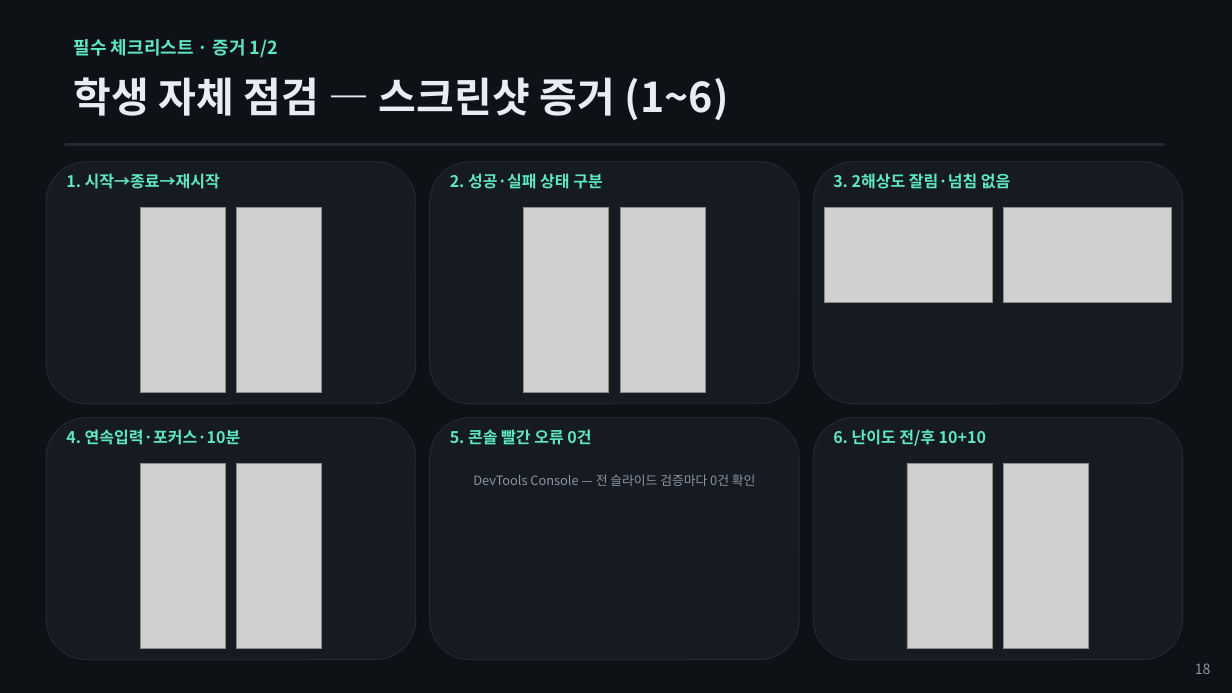
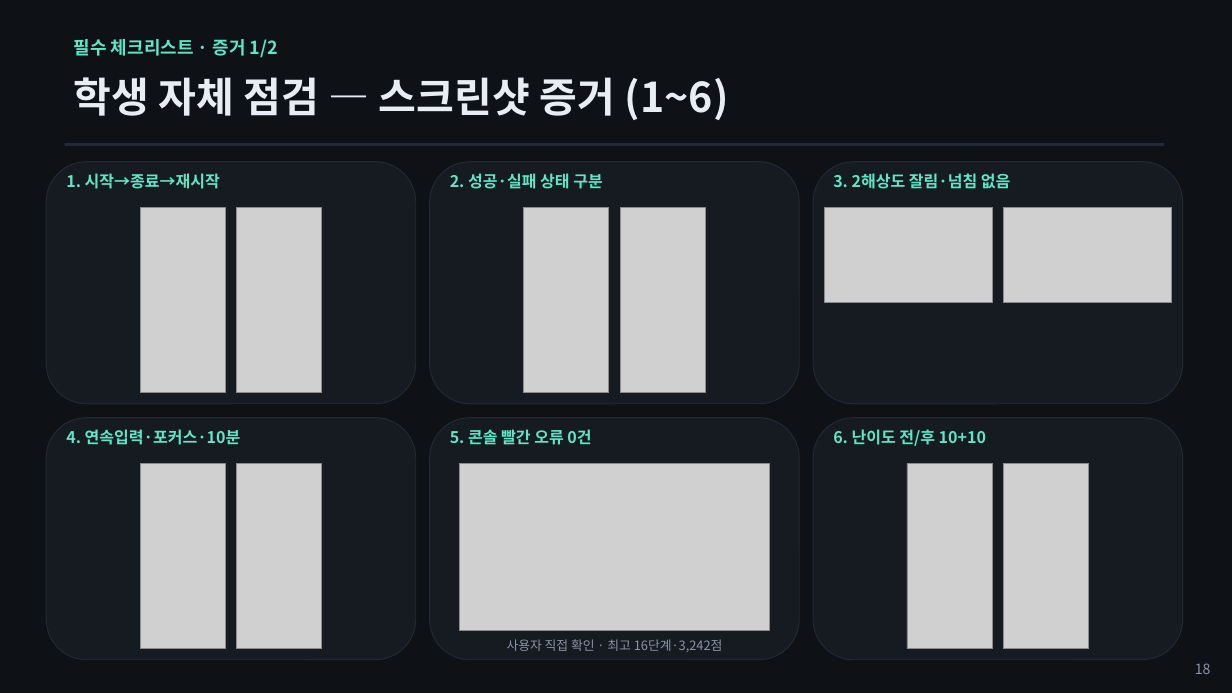
Before and after one commit to stulss/odd-one-out, a slide deck: slide 18 of 발표자료.pptx. Drawn at 1232x693 pixels with LibreOffice and Linux fonts; fonts in the diff are those of the drawing; grey boxes stand for pictures. Boxes give left, top, right and bottom in pixels: in the first picture for what was removed or moved away, otherwise in the second. Text is boxed around its words. In the diff, an @@ line names an element or a change of style, - is before the commit and + after.

```diff
--- a/발표자료.pptx
+++ b/발표자료.pptx
@@ picture added at (x1=460, y1=464, x2=770, y2=630) @@
@@ text removed at (x1=473, y1=474, x2=756, y2=486) @@
-DevTools Console — 전 슬라이드 검증마다 0건 확인
@@ text added at (x1=507, y1=639, x2=723, y2=652), 10 pt, text #8A94A6 @@
+사용자 직접 확인 · 최고 16단계·3,242점
```
Also in this commit, not shown: 3 other files.
